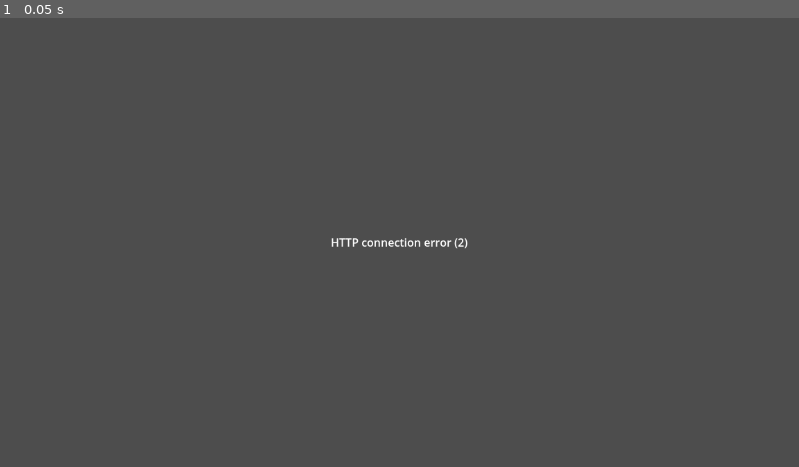
Above: before the commit, frame 1.
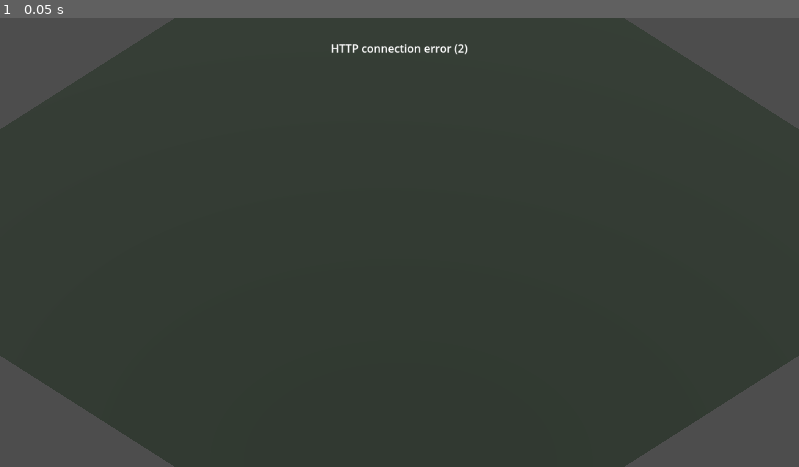
Above: after the commit, the same moment.

Repository: MiguelTroncoso/mmorpg-game
Game: Godot game, scene res://scenes/main.tscn
Two runs of this game, one before a commit and one after it. Both use one fixed random seed, a clock stepped at 60 frames per second and the inputs below.
Inputs:
- Up to frame 1 (0.05 s): no input

The runs differ from the first frame. In frame 1, 63% of the frame differs, in the area x 0-100%, y 5-100%.

Commit message:
Add 3D phase-0 client with interpolation and run guide
Plane and capsules generated in code (no art). Tap/click raycasts to
the ground and sends the move intent; every position is rendered from
server snapshots, interpolated with a 2-snapshot delay and no
prediction. docs/RUN.md covers Docker/Node startup, two-instance
desktop testing and Android deploy via adb.

Diff:
--- a/client/i18n/translations.csv
+++ b/client/i18n/translations.csv
@@ -7,3 +7,4 @@
 net.error.ws,Error de WebSocket,WebSocket error,Erro de WebSocket
 net.error.closed,Conexión cerrada ({code}),Connection closed ({code}),Conexão fechada ({code})
 net.error.version,Versión de protocolo incompatible,Incompatible protocol version,Versão de protocolo incompatível
+ui.tap_to_move,Toca el suelo para moverte,Tap the ground to move,Toque no chão para mover
--- a/client/scenes/main.tscn
+++ b/client/scenes/main.tscn
@@ -3,32 +3,23 @@
 [ext_resource type="Script" path="res://scripts/main.gd" id="1_main"]
 [ext_resource type="Script" path="res://scripts/net_client.gd" id="2_net"]
 
-[node name="Main" type="Control"]
-layout_mode = 3
-anchors_preset = 15
-anchor_right = 1.0
-anchor_bottom = 1.0
-grow_horizontal = 2
-grow_vertical = 2
+[node name="Main" type="Node3D"]
 script = ExtResource("1_main")
 
 [node name="NetClient" type="Node" parent="."]
 script = ExtResource("2_net")
 
-[node name="StatusLabel" type="Label" parent="."]
+[node name="Players" type="Node3D" parent="."]
+
+[node name="UI" type="CanvasLayer" parent="."]
+
+[node name="StatusLabel" type="Label" parent="UI"]
 unique_name_in_owner = true
-layout_mode = 1
-anchors_preset = 8
-anchor_left = 0.5
-anchor_top = 0.5
-anchor_right = 0.5
-anchor_bottom = 0.5
-offset_left = -300.0
-offset_top = -20.0
-offset_right = 300.0
-offset_bottom = 20.0
+anchors_preset = 10
+anchor_right = 1.0
+offset_top = 24.0
+offset_bottom = 64.0
 grow_horizontal = 2
-grow_vertical = 2
 horizontal_alignment = 1
 vertical_alignment = 1
 text = "…"
--- a/client/scripts/main.gd
+++ b/client/scripts/main.gd
@@ -1,18 +1,72 @@
-extends Control
-## Escena de arranque de Fase 0: conecta al servidor y muestra el estado.
-## Criterio de salida sesión 2: mostrar "connected" (y el ping) o el error.
+extends Node3D
+## Fase 0: plano + cápsulas. Tap/click envía INTENCIÓN de movimiento; toda
+## posición viene del servidor (autoritativo). Placeholders, sin arte, sin UI.
 
-## Host del servidor. En Android físico apuntar a la IP de la máquina de desarrollo.
+## Host del servidor. En Android físico apuntar a la IP LAN de la máquina de desarrollo.
 @export var server_host := "127.0.0.1:2567"
+
+const PROTOCOL_VERSION := NetClient.PROTOCOL_VERSION
+const REMOTE_PLAYER := preload("res://scripts/remote_player.gd")
 
 @onready var _label: Label = %StatusLabel
 @onready var _net: NetClient = $NetClient
+@onready var _players_root: Node3D = $Players
+
+var _camera: Camera3D
+var _my_id := ""
+var _players: Dictionary = {}  # sessionId -> RemotePlayer
+var _interp_delay_ms := 200.0
 
 
 func _ready() -> void:
+	_build_world()
 	_net.status_changed.connect(_on_status_changed)
 	_net.message_received.connect(_on_message)
 	_net.connect_to_server(server_host)
+
+
+func _build_world() -> void:
+	# Placeholders generados en código: nada de assets hasta Fase 4.
+	var ground := MeshInstance3D.new()
+	var plane := PlaneMesh.new()
+	plane.size = Vector2(40, 40)
+	ground.mesh = plane
+	var mat := StandardMaterial3D.new()
+	mat.albedo_color = Color(0.18, 0.22, 0.18)
+	ground.material_override = mat
+	add_child(ground)
+
+	var light := DirectionalLight3D.new()
+	light.rotation_degrees = Vector3(-55, -35, 0)
+	add_child(light)
+
+	_camera = Camera3D.new()
+	_camera.projection = Camera3D.PROJECTION_ORTHOGONAL
+	_camera.size = 22.0
+	_camera.position = Vector3(12, 14, 12)
+	add_child(_camera)
+	_camera.look_at(Vector3.ZERO)
+
+
+func _unhandled_input(event: InputEvent) -> void:
+	# El mouse emula touch en desktop y el touch emula mouse en Android
+	# (defaults de Godot), así que con esto cubrimos ambos.
+	if event is InputEventMouseButton and event.pressed and event.button_index == MOUSE_BUTTON_LEFT:
+		var target := _screen_to_ground(event.position)
+		if target != Vector3.INF and _my_id != "":
+			# Solo la intención. El servidor valida, encierra en bounds y mueve.
+			_net.send_message("move", {"x": target.x, "z": target.z})
+
+
+func _screen_to_ground(screen_pos: Vector2) -> Vector3:
+	var origin := _camera.project_ray_origin(screen_pos)
+	var dir := _camera.project_ray_normal(screen_pos)
+	if absf(dir.y) < 0.0001:
+		return Vector3.INF
+	var t := -origin.y / dir.y
+	if t < 0.0:
+		return Vector3.INF
+	return origin + dir * t
 
 
 func _on_status_changed(status: NetClient.Status, params: Dictionary) -> void:
@@ -34,11 +88,48 @@
 
 
 func _on_message(msg_type: String, payload: Variant) -> void:
+	if typeof(payload) != TYPE_DICTIONARY:
+		return
 	match msg_type:
+		"welcome":
+			_on_welcome(payload)
 		"ping":
-			if typeof(payload) != TYPE_DICTIONARY or int(payload.get("v", -1)) != NetClient.PROTOCOL_VERSION:
+			if int(payload.get("v", -1)) != PROTOCOL_VERSION:
 				_label.text = tr("net.error.version")
 				return
-			# Devolver t intacto: el RTT real lo mide el servidor al recibir el pong.
 			_net.send_message("pong", {"t": int(payload.t)})
-			_label.text = "%s — %s" % [tr("net.status.connected"), tr("net.status.ping")]
+		"enter":
+			var p: Array = payload.p
+			_spawn_player(p[0], Vector3(p[1], 0, p[2]))
+		"exit":
+			var id: String = payload.id
+			if _players.has(id):
+				_players[id].queue_free()
+				_players.erase(id)
+		"state":
+			for tuple in payload.p:
+				var id: String = tuple[0]
+				if _players.has(id):
+					_players[id].push_snapshot(Vector3(tuple[1], 0, tuple[2]))
+
+
+func _on_welcome(payload: Dictionary) -> void:
+	if int(payload.get("v", -1)) != PROTOCOL_VERSION:
+		_label.text = tr("net.error.version")
+		return
+	_my_id = payload.id
+	var snapshot_hz := float(payload.get("snapshotHz", 10))
+	_interp_delay_ms = 2.0 * 1000.0 / snapshot_hz
+	for tuple in payload.players:
+		_spawn_player(tuple[0], Vector3(tuple[1], 0, tuple[2]))
+	_label.text = "%s — %s" % [tr("net.status.connected"), tr("ui.tap_to_move")]
+
+
+func _spawn_player(id: String, pos: Vector3) -> void:
+	if _players.has(id):
+		return
+	var player: RemotePlayer = REMOTE_PLAYER.new()
+	var color := Color(0.3, 0.6, 1.0) if id == _my_id else Color(0.7, 0.7, 0.7)
+	player.setup(color, _interp_delay_ms, pos)
+	_players_root.add_child(player)
+	_players[id] = player
--- a/client/scripts/net_client.gd
+++ b/client/scripts/net_client.gd
@@ -23,7 +23,7 @@
 var _joined := false
 
 
-func connect_to_server(host: String, room_name: String = "lobby") -> void:
+func connect_to_server(host: String, room_name: String = "game") -> void:
 	_host = host
 	status_changed.emit(Status.MATCHMAKING, {})
 	var http := HTTPRequest.new()
--- /dev/null
+++ b/client/scripts/remote_player.gd
@@ -0,0 +1,51 @@
+class_name RemotePlayer
+extends Node3D
+## Cápsula placeholder posicionada por snapshots del servidor.
+## Interpola entre los dos snapshots que rodean al tiempo de render
+## (render = ahora - delay). Sin extrapolación ni predicción (Fase 0).
+
+var _buffer: Array[Dictionary] = []  # [{t: msec local al recibir, pos: Vector3}]
+var _delay_ms := 200.0
+
+
+func setup(color: Color, delay_ms: float, initial_pos: Vector3) -> void:
+	_delay_ms = delay_ms
+	position = initial_pos
+	_buffer.append({"t": Time.get_ticks_msec(), "pos": initial_pos})
+
+	var mesh := MeshInstance3D.new()
+	var capsule := CapsuleMesh.new()
+	capsule.radius = 0.4
+	capsule.height = 1.6
+	mesh.mesh = capsule
+	mesh.position.y = 0.8
+	var material := StandardMaterial3D.new()
+	material.albedo_color = color
+	mesh.material_override = material
+	add_child(mesh)
+
+
+func push_snapshot(pos: Vector3) -> void:
+	_buffer.append({"t": Time.get_ticks_msec(), "pos": pos})
+	while _buffer.size() > 30:
+		_buffer.pop_front()
+
+
+func _process(_delta: float) -> void:
+	if _buffer.is_empty():
+		return
+	var render_t := Time.get_ticks_msec() - _delay_ms
+	# Buscar el par de snapshots que rodea a render_t.
+	var newest: Dictionary = _buffer[-1]
+	if render_t >= float(newest.t):
+		position = newest.pos  # sin extrapolar: se queda en el último dato
+		return
+	for i in range(_buffer.size() - 1, 0, -1):
+		var b: Dictionary = _buffer[i]
+		var a: Dictionary = _buffer[i - 1]
+		if render_t >= float(a.t):
+			var span := float(b.t) - float(a.t)
+			var alpha: float = 0.0 if span <= 0.0 else (render_t - float(a.t)) / span
+			position = (a.pos as Vector3).lerp(b.pos, clampf(alpha, 0.0, 1.0))
+			return
+	position = _buffer[0].pos
Not shown, changed: client/README.md
Not shown, added: docs/RUN.md
